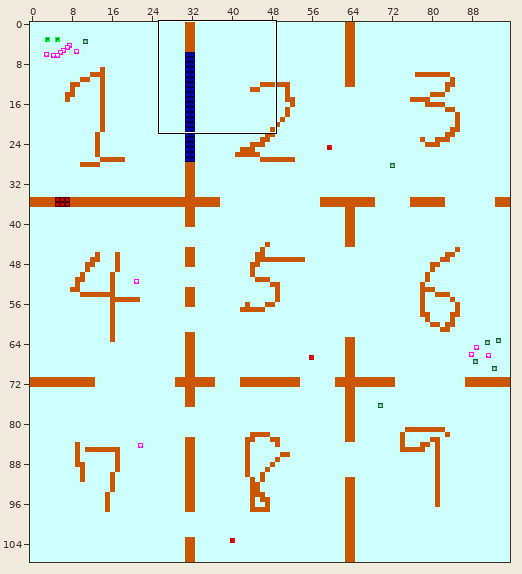
Two states of a Tiled map, SirensMoon/resource/TestMap_01.tmx. The picture above shows the old version from afar; the outline marks the close-up.
Close-up. The starting point:
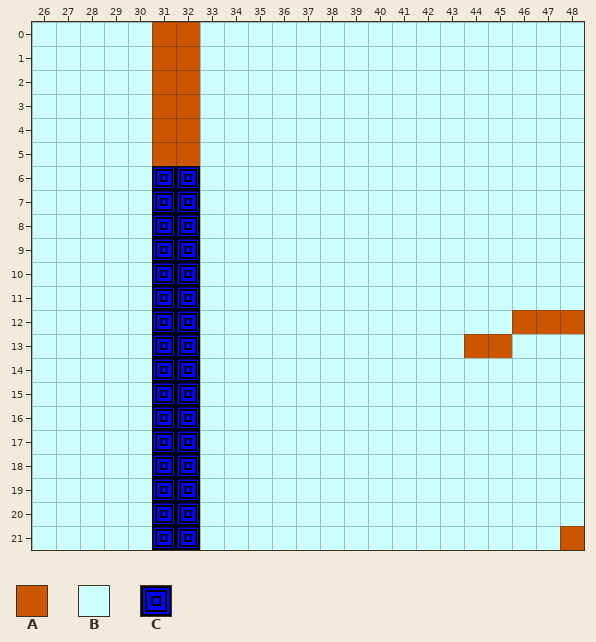
Cells are 30x30 px. Shown: x 26..48, y 0..21. The commit also changed other parts of the map, which this record leaves out.
Key: from "tile_test": A 1, B 3, C 9.
_ is an empty cell.
Objects are placed by their top-left corner, in cells (3,4 is the top-left corner of cell 3,4); size is 1x1 cell unless given.
Layer "tile_Layer1" before, first column x 26:
 0 BBBBBAABBBBBBBBBBBBBBBB
 1 BBBBBAABBBBBBBBBBBBBBBB
 2 BBBBBAABBBBBBBBBBBBBBBB
 3 BBBBBAABBBBBBBBBBBBBBBB
 4 BBBBBAABBBBBBBBBBBBBBBB
 5 BBBBBAABBBBBBBBBBBBBBBB
 6 BBBBBCCBBBBBBBBBBBBBBBB
 7 BBBBBCCBBBBBBBBBBBBBBBB
 8 BBBBBCCBBBBBBBBBBBBBBBB
 9 BBBBBCCBBBBBBBBBBBBBBBB
10 BBBBBCCBBBBBBBBBBBBBBBB
11 BBBBBCCBBBBBBBBBBBBBBBB
12 BBBBBCCBBBBBBBBBBBBBAAA
13 BBBBBCCBBBBBBBBBBBAABBB
14 BBBBBCCBBBBBBBBBBBBBBBB
15 BBBBBCCBBBBBBBBBBBBBBBB
16 BBBBBCCBBBBBBBBBBBBBBBB
17 BBBBBCCBBBBBBBBBBBBBBBB
18 BBBBBCCBBBBBBBBBBBBBBBB
19 BBBBBCCBBBBBBBBBBBBBBBB
20 BBBBBCCBBBBBBBBBBBBBBBB
21 BBBBBCCBBBBBBBBBBBBBBBA
Once edited:
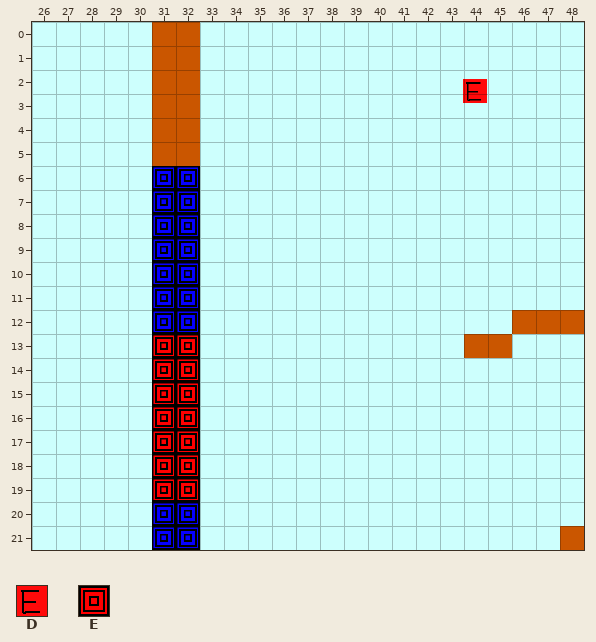
Further tiles: from "tile_test": D 2, E 10.
The edit:
Layer "tile_Layer1":
y 13..19: x 31..32 CC -> EE
Layer "Enemy":
added: D at 43.9,2.4
